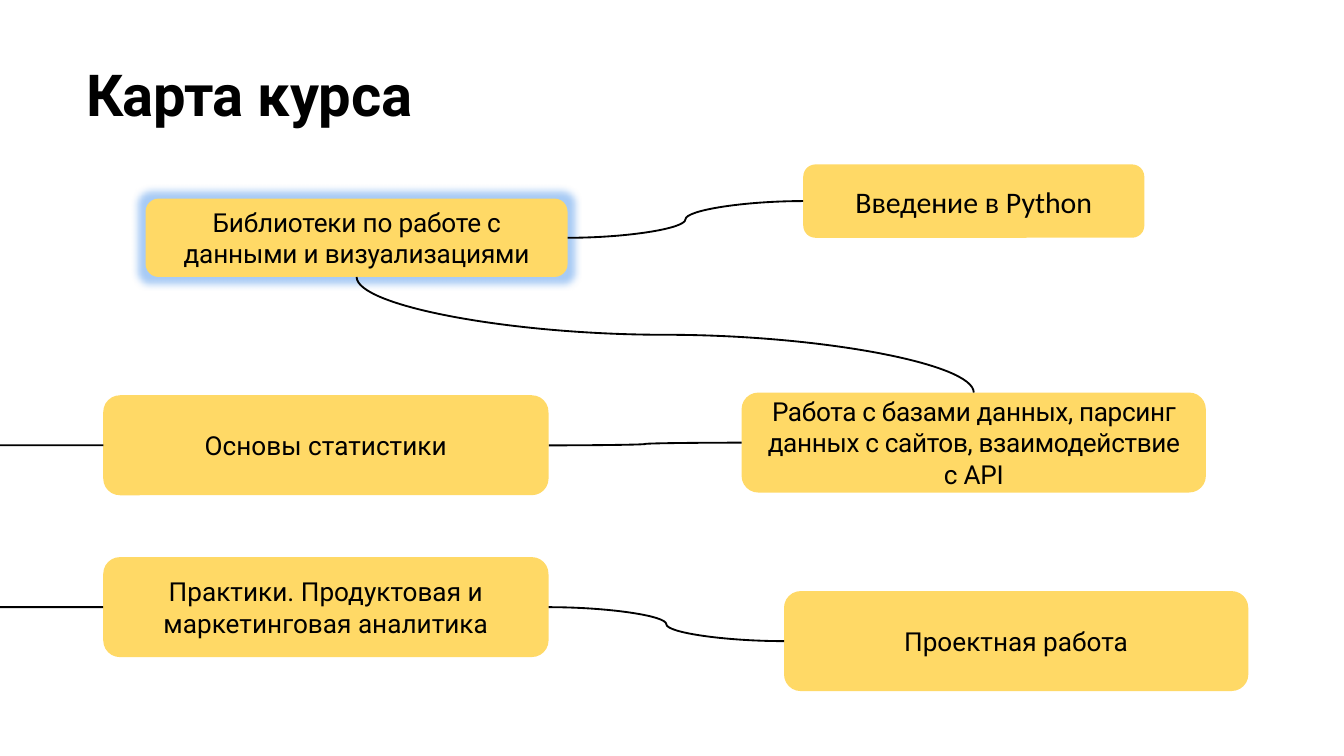
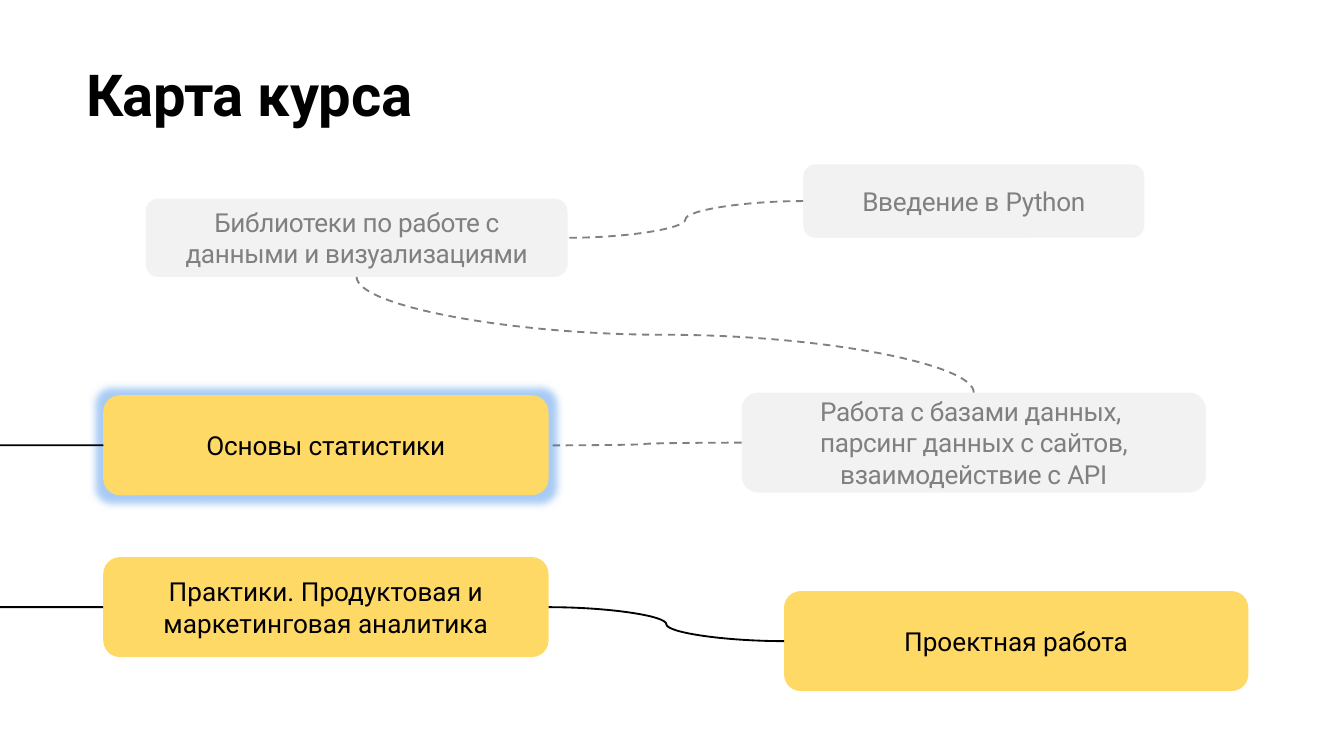
Before and after one commit to stureiko/Otus_lectures, a slide deck: slide 5 of Analytics/00-1 Остновы статистики ЦПТ/Presentation/00-1 Intro in statistics.pptx. Drawn at 1344x756 pixels with LibreOffice and Linux fonts; fonts in the diff are those of the drawing; background and template pictures are left out. Boxes give left, top, right and bottom in pixels: in the first picture for what was removed or moved away, otherwise in the second. Text is boxed around its words. In the diff, an @@ line names an element or a change of style, - is before the commit and + after.

```diff
--- a/Analytics/00-1 Остновы статистики ЦПТ/Presentation/00-1 Intro in statistics.pptx
+++ b/Analytics/00-1 Остновы статистики ЦПТ/Presentation/00-1 Intro in statistics.pptx
@@ rounded rectangle "Введение в Python" at box(804, 164, 1145, 238): size 16 to 14 pt, font Calibri to Roboto, text colour #000000 to #808080, letter spacing 0 to -0.2 pt; fill #FFD966 to #F2F2F2 @@
@@ rounded rectangle "Библиотеки по работе с данными ..." at box(145, 199, 567, 277): text colour #000000 to #808080, letter spacing -0.1 to -0.2 pt; fill #FFD966 to #F2F2F2 @@
@@ curved line (804, 202) - (567, 238): stroke #000000 1 pt to #808080 1 pt dashed @@
@@ curved line (974, 392) - (356, 277): stroke #000000 1 pt to #808080 1 pt dashed @@
@@ rounded rectangle "Основы статистики" at box(103, 395, 548, 495): letter spacing 0 to -0.1 pt @@
@@ rounded rectangle "Работа с базами данных, парсинг ..." at box(742, 392, 1206, 492): text colour #000000 to #808080; fill #FFD966 to #F2F2F2 @@
@@ curved line (742, 442) - (548, 445): stroke #000000 1 pt to #808080 1 pt dashed @@
```
Also in this commit, not shown: 1 slide added, 11 other files.
